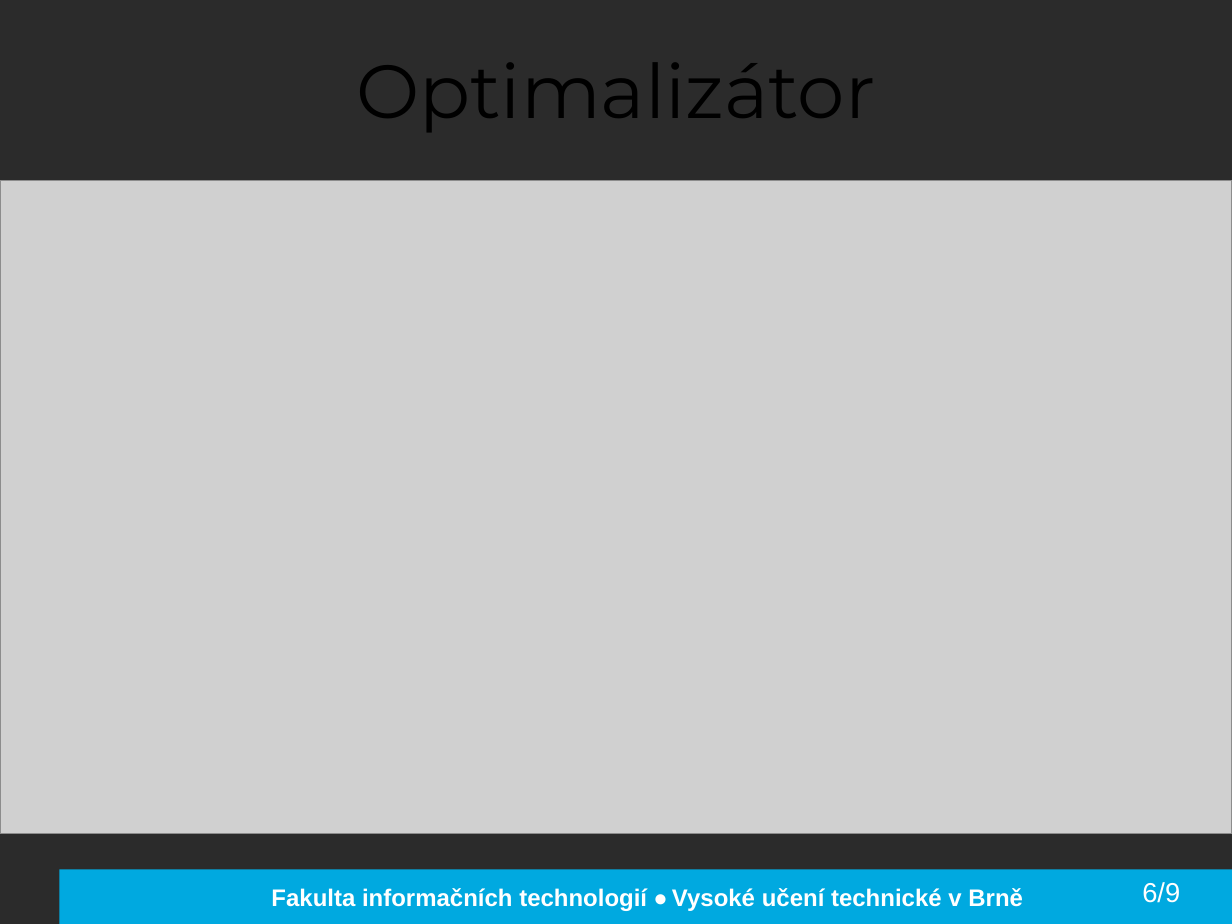
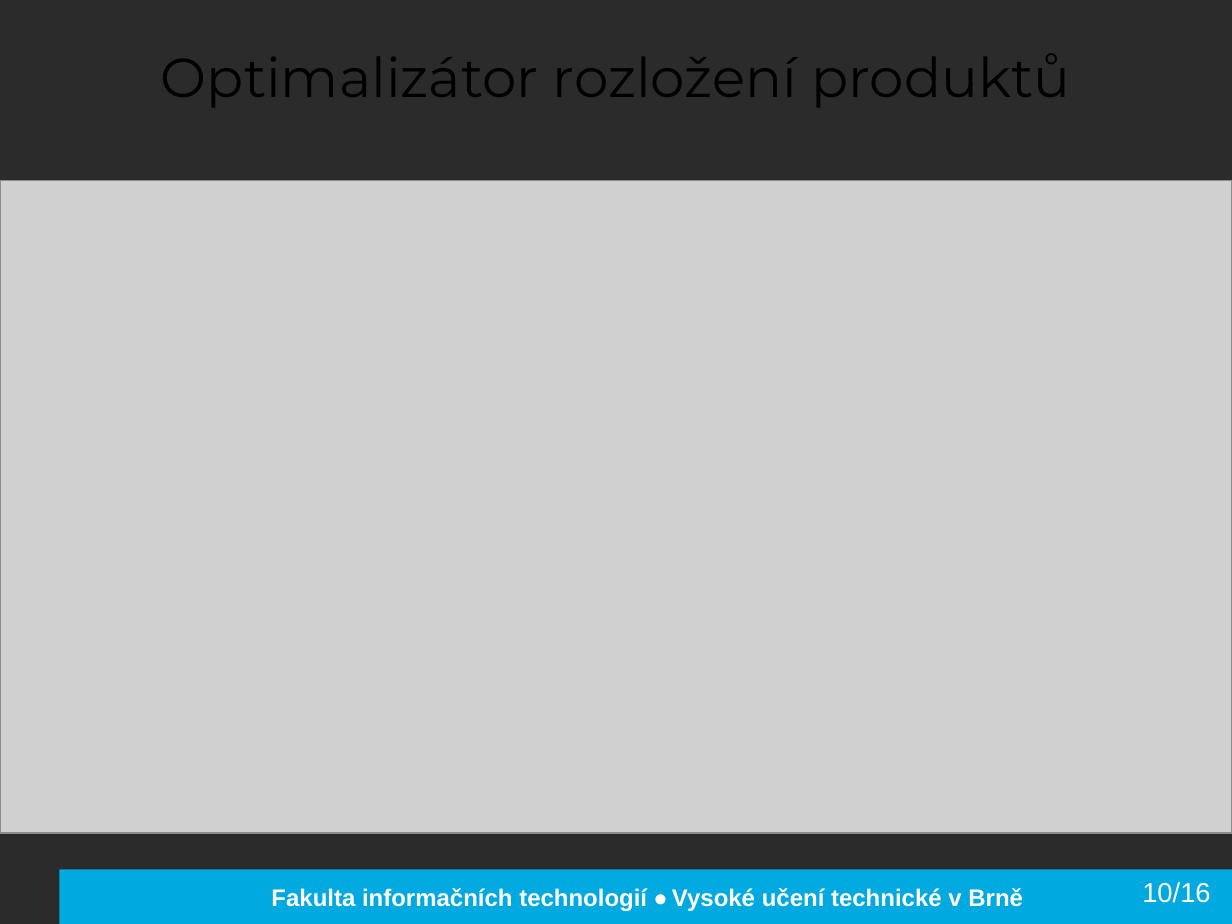
Before and after one commit to kocica/warehouse-manager, a slide deck: slide 11 of doc/xkocic01.pptx. Drawn at 1232x924 pixels with LibreOffice and Linux fonts; fonts in the diff are those of the drawing; grey boxes stand for pictures; background and template pictures are left out; a plain dark background stands for a picture behind light text. Boxes give left, top, right and bottom in pixels: in the first picture for what was removed or moved away, otherwise in the second. Text is boxed around its words. In the diff, an @@ line names an element or a change of style, - is before the commit and + after.

```diff
--- a/doc/xkocic01.pptx
+++ b/doc/xkocic01.pptx
@@ title at (161,54,1070,107): text changed; size 44 to 32 pt @@
-Optimalizátor
+Optimalizátor rozložení produktů
@@ text at (1142,882,1210,903): text changed @@
-6/9
+10/16
```
Also in this commit, not shown: 10 other slides changed, 6 slides added, 3 slides removed, 1 other file.
